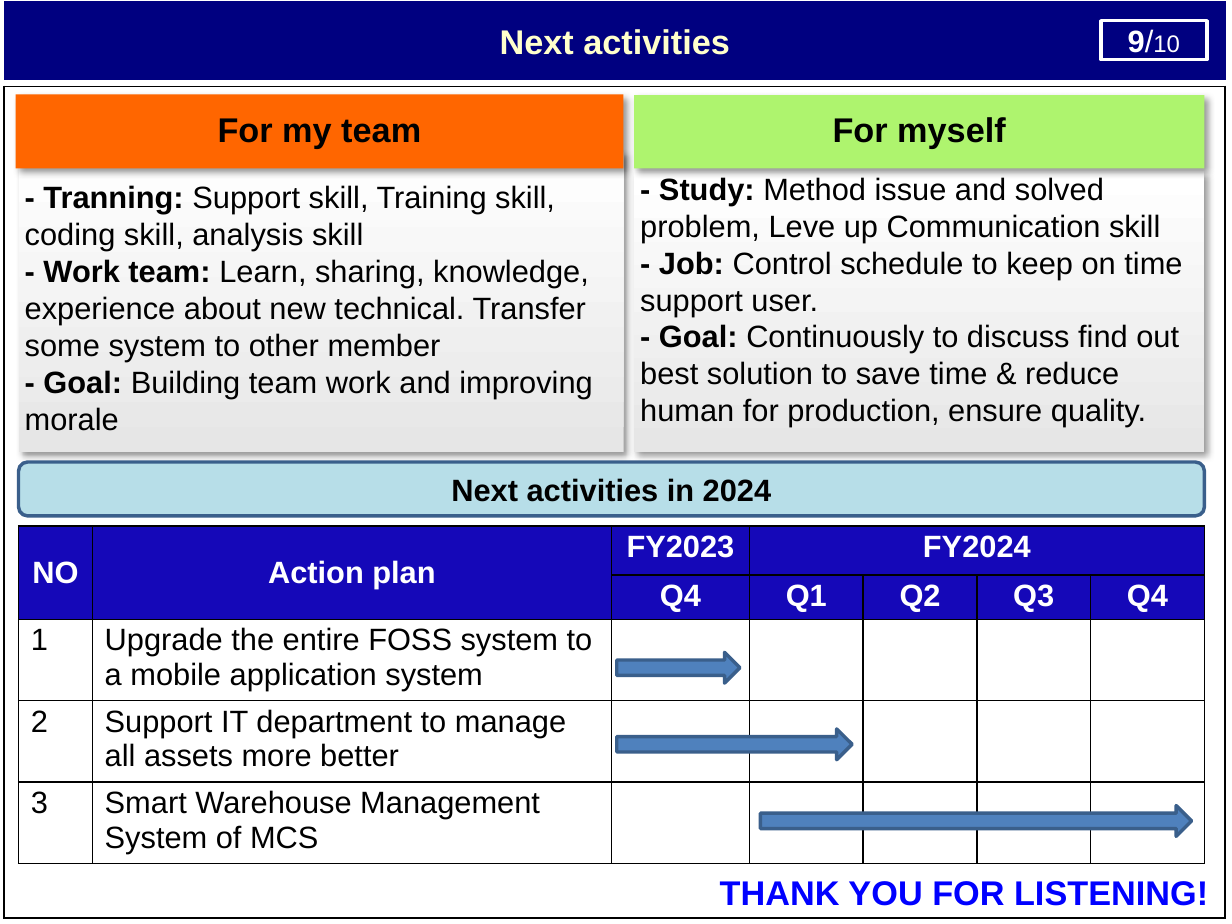
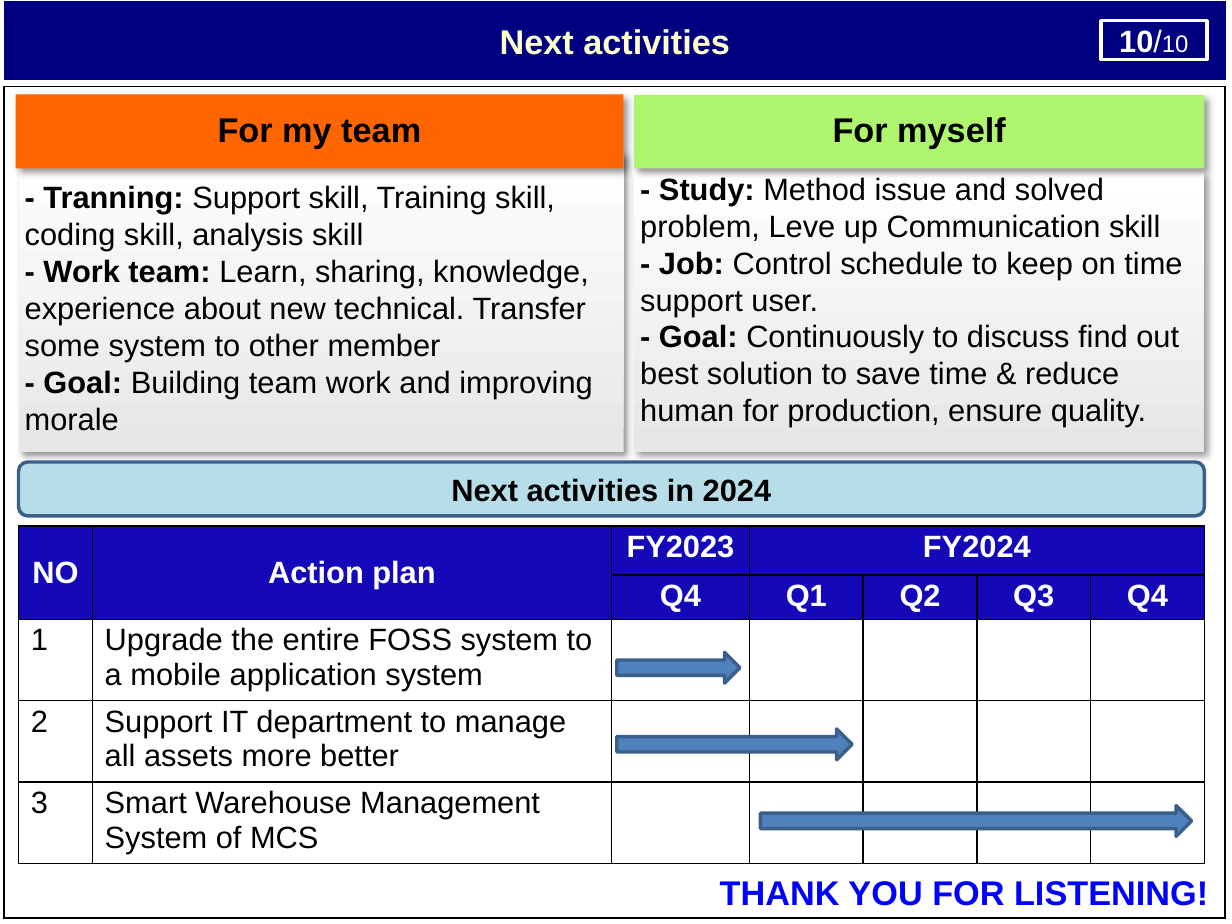
Before and after one commit to thietbicongnghevietnam/ReportPSNV, a slide deck: slide 11 of Report_test.pptx (slide 10 before the commit). Drawn at 1232x924 pixels with LibreOffice and Linux fonts; fonts in the diff are those of the drawing. Boxes give left, top, right and bottom in pixels: in the first picture for what was removed or moved away, otherwise in the second. Text is boxed around its words. In the diff, an @@ line names an element or a change of style, - is before the commit and + after.

```diff
--- a/Report_test.pptx
+++ b/Report_test.pptx
@@ text in rectangle at <box>1119,29,1189,53</box>: text changed @@
-9/10
+10/10
```
Also in this commit, not shown: 8 other slides changed, 1 slide added.
